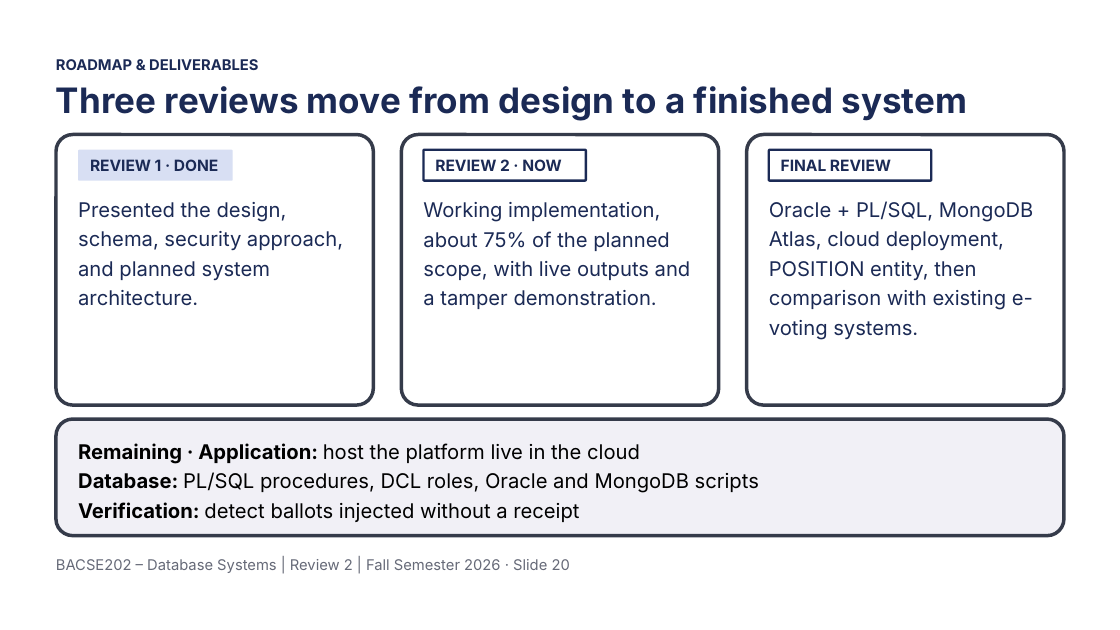
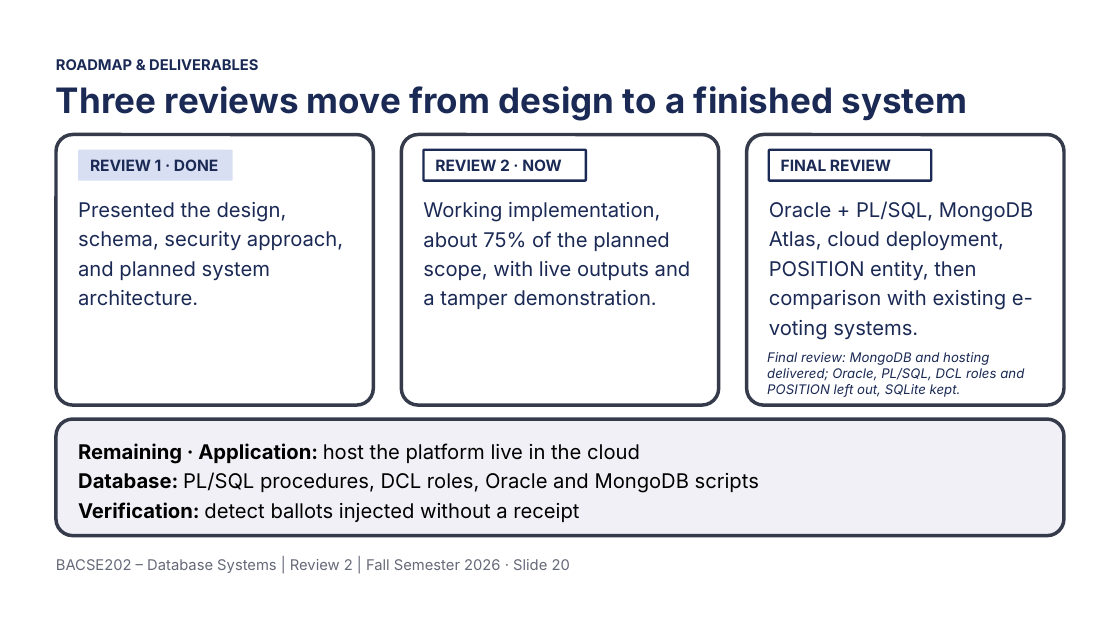
Before and after one commit to Tharakeshtj/polyvote-election-platform, a slide deck: slide 20 of docs/PolyVote_Review3_Final.pptx. Drawn at 1120x630 pixels with LibreOffice and Linux fonts; fonts in the diff are those of the drawing; background and template pictures are left out. Boxes give left, top, right and bottom in pixels: in the first picture for what was removed or moved away, otherwise in the second. Text is boxed around its words. In the diff, an @@ line names an element or a change of style, - is before the commit and + after.

```diff
--- a/docs/PolyVote_Review3_Final.pptx
+++ b/docs/PolyVote_Review3_Final.pptx
@@ text added at bbox=[767, 352, 1024, 397], 8.5 pt, text #1B2A55, italic @@
+Final review: MongoDB and hosting delivered; Oracle, PL/SQL, DCL roles and POSITION left out, SQLite kept.
```
Also in this commit, not shown: 1 other slide changed, 2 slides added, 3 other files.
